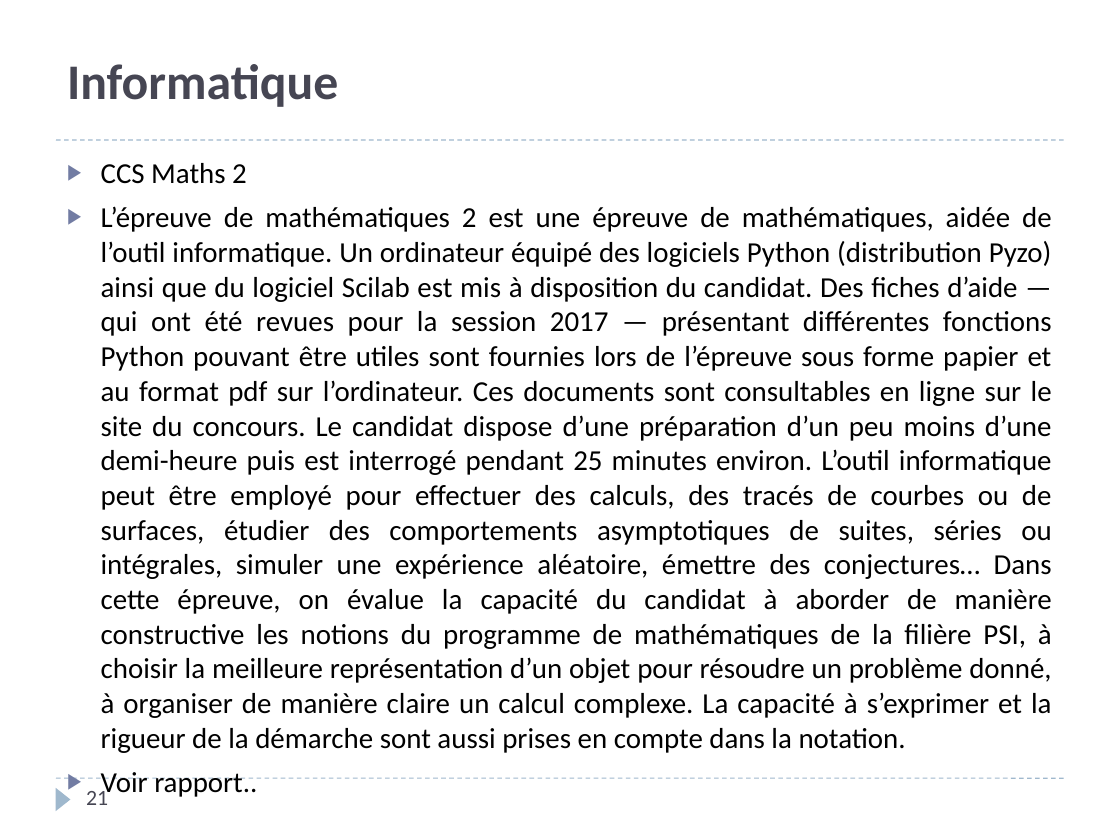
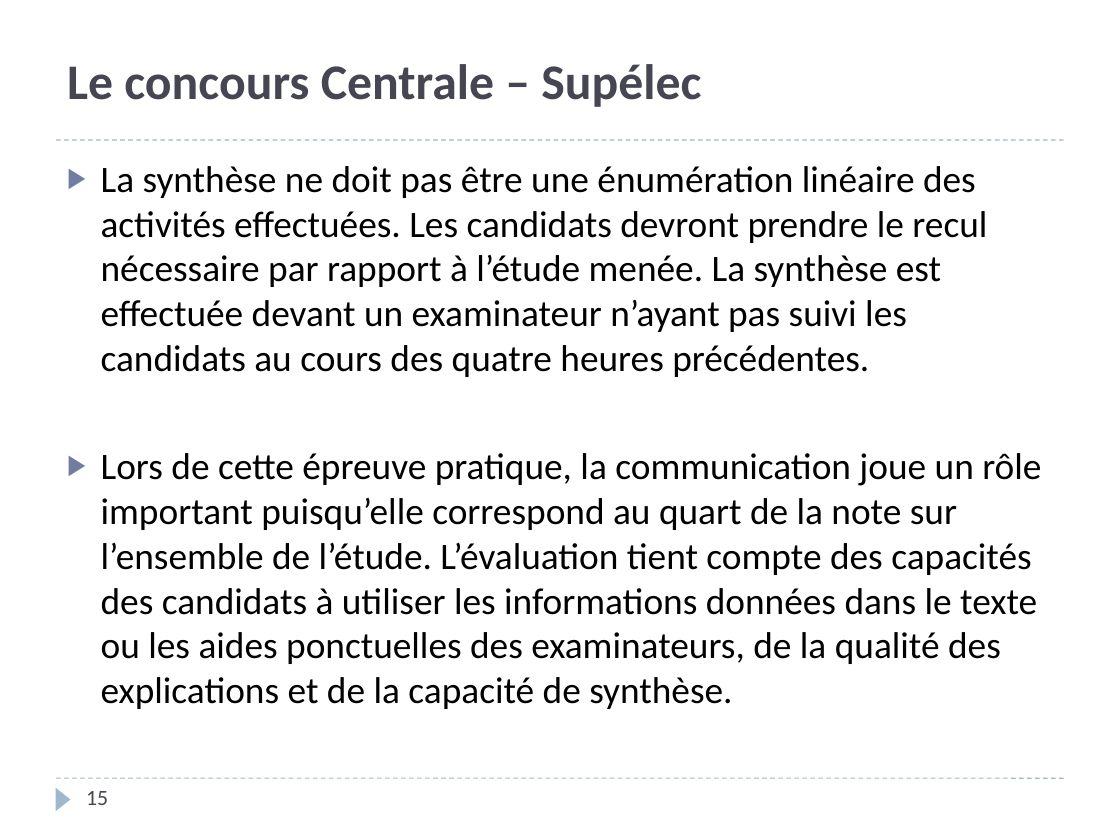
Before and after one commit to xpessoles/PSI, a slide deck: slide 15 of PreparationOral/PreparationOral.pptx (slide 21 before the commit). Drawn at 1120x840 pixels with LibreOffice and Linux fonts; fonts in the diff are those of the drawing. Boxes give left, top, right and bottom in pixels: in the first picture for what was removed or moved away, otherwise in the second. Text is boxed around its words. In the diff, an @@ line names an element or a change of style, - is before the commit and + after.

Commit message:
MAJ

```diff
--- a/PreparationOral/PreparationOral.pptx
+++ b/PreparationOral/PreparationOral.pptx
@@ title at (67, 64, 701, 107): text changed @@
-Informatique
+Le concours Centrale – Supélec
@@ text at (101, 166, 1041, 709): text changed; size 18.6 to 24 pt @@
-▶ CCS Maths 2
-▶ L’épreuve de mathématiques 2 est une épreuve de mathématiques, aidée de l’outil informatique. Un ordinateur équipé des logiciels Python (distribution Pyzo) ainsi que du logiciel Scilab est mis à disposition du candidat. Des fiches d’aide — qui ont été revues pour la session 2017 — présentant différentes fonctions Python pouvant être utiles sont fournies lors de l’épreuve sous forme papier et au format pdf sur l’ordinateur. Ces documents sont consultables en ligne sur le site du concours. Le candidat dispose d’une préparation d’un peu moins d’une demi-heure puis est interrogé pendant 25 minutes environ. L’outil informatique peut être employé pour effectuer des calculs, des tracés de courbes ou de surfaces, étudier des comportements asymptotiques de suites, séries ou intégrales, simuler une expérience aléatoire, émettre des conjectures… Dans cette épreuve, on évalue la capacité du candidat à aborder de manière constructive les notions du programme de mathématiques de la filière PSI, à choisir la meilleure représentation d’un objet pour résoudre un problème donné, à organiser de manière claire un calcul complexe. La capacité à s’exprimer et la rigueur de la démarche sont aussi prises en compte dans la notation.
-▶ Voir rapport..
+▶ La synthèse ne doit pas être une énumération linéaire des activités effectuées. Les candidats devront prendre le recul nécessaire par rapport à l’étude menée. La synthèse est effectuée devant un examinateur n’ayant pas suivi les candidats au cours des quatre heures précédentes.
+▶ Lors de cette épreuve pratique, la communication joue un rôle important puisqu’elle correspond au quart de la note sur l’ensemble de l’étude. L’évaluation tient compte des capacités des candidats à utiliser les informations données dans le texte ou les aides ponctuelles des examinateurs, de la qualité des explications et de la capacité de synthèse.
@@ page number at (86, 791, 108, 805): text changed @@
-21
+15
```
Also in this commit, not shown: 7 other slides changed, 3 slides added, 2 slides removed.
